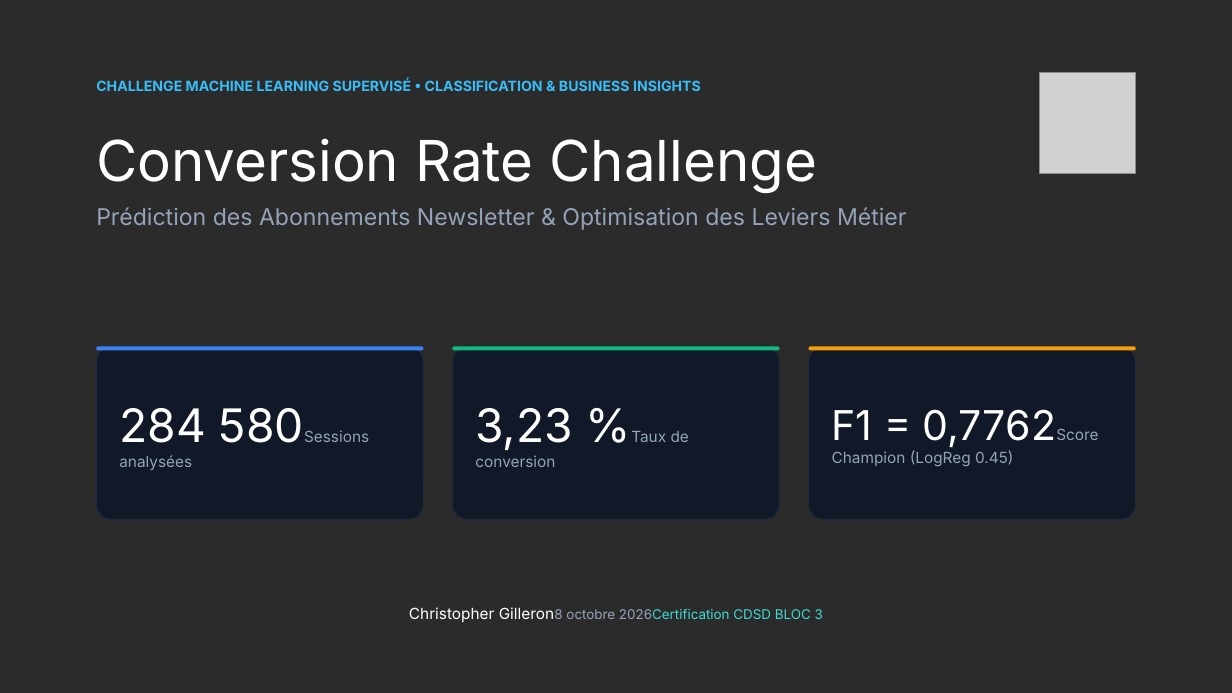
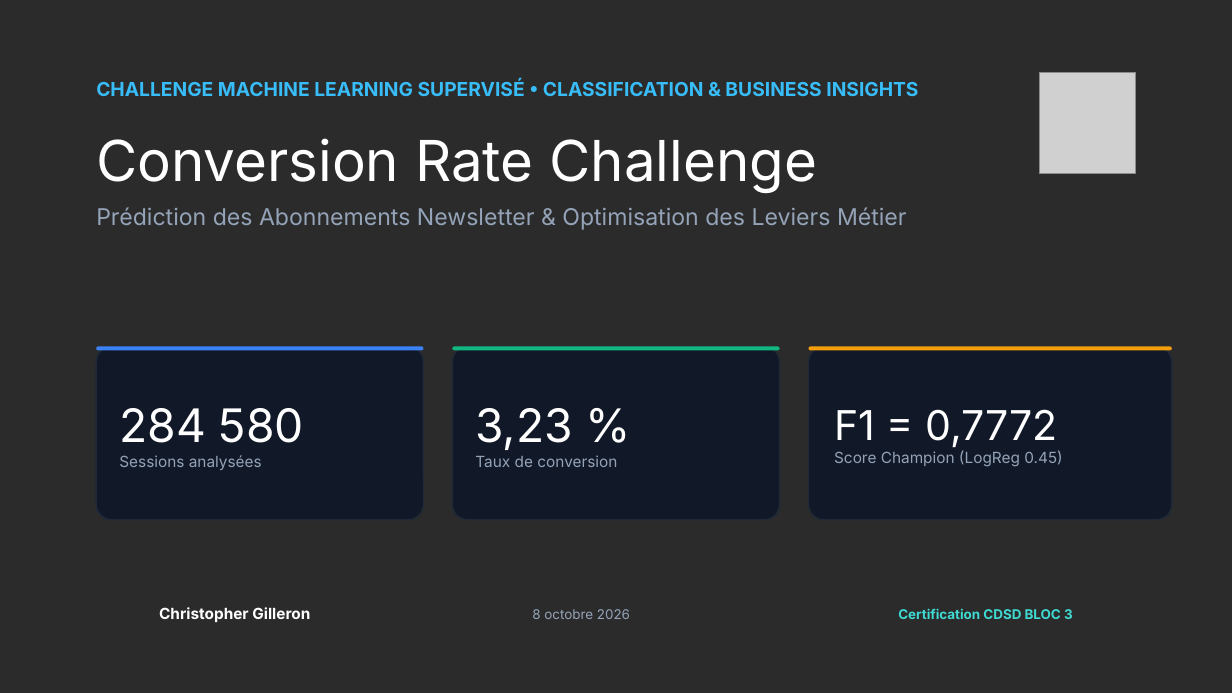
Before and after one commit to Elkristobal59/CERTIFICATION_CDSD, a slide deck: slide 1 of Bloc_3_Machine_Learning/Conversion_Rate/Conversion_rate_presentation.pptx. Drawn at 1232x693 pixels with LibreOffice and Linux fonts; fonts in the diff are those of the drawing; grey boxes stand for pictures; background and template pictures are left out; a plain dark background stands for a picture behind light text. Boxes give left, top, right and bottom in pixels: in the first picture for what was removed or moved away, otherwise in the second. Text is boxed around its words. In the diff, an @@ line names an element or a change of style, - is before the commit and + after.

Commit message:
feat: synchronisation globale certif CDSD Blocs 1 a 6 (notebooks, supports PPTX, READMEs, visuels et guides API)

```diff
--- a/Bloc_3_Machine_Learning/Conversion_Rate/Conversion_rate_presentation.pptx
+++ b/Bloc_3_Machine_Learning/Conversion_Rate/Conversion_rate_presentation.pptx
@@ text "CHALLENGE MACHINE LEARNING SUPERVISÉ • ..." at (96, 80, 918, 96): size 11 to 15 pt @@
@@ rounded rectangle: place and size @@
-rounded rectangle at (809, 347, 1136, 520)
+rounded rectangle at (809, 347, 1172, 520)
@@ rounded rectangle: place and size @@
-rounded rectangle at (809, 347, 1136, 350)
+rounded rectangle at (809, 347, 1172, 350)
@@ text at (119, 408, 304, 470): text changed @@
-284 580Sessions analysées
+284 580
+Sessions analysées
@@ text at (475, 408, 617, 467): text changed @@
-3,23 %Taux de conversion
+3,23 %
+Taux de conversion
@@ text at (834, 409, 1062, 466): text changed @@
-F1 = 0,7762Score Champion (LogReg 0.45)
+F1 = 0,7772
+Score Champion (LogReg 0.45)
@@ text at (159, 607, 1073, 622): text changed; bold on @@
-Christopher Gilleron8 octobre 2026Certification CDSD BLOC 3
+Christopher Gilleron 8 octobre 2026 Certification CDSD BLOC 3
```
Also in this commit, not shown: 7 other slides changed, 17 other files.
